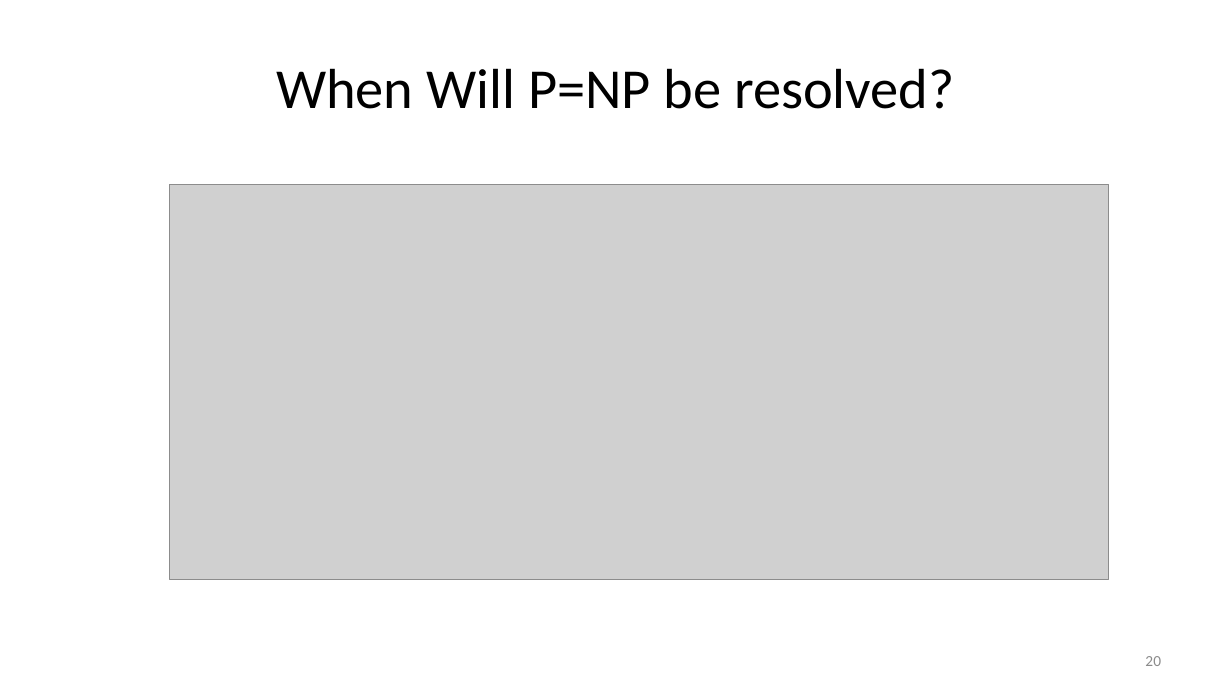
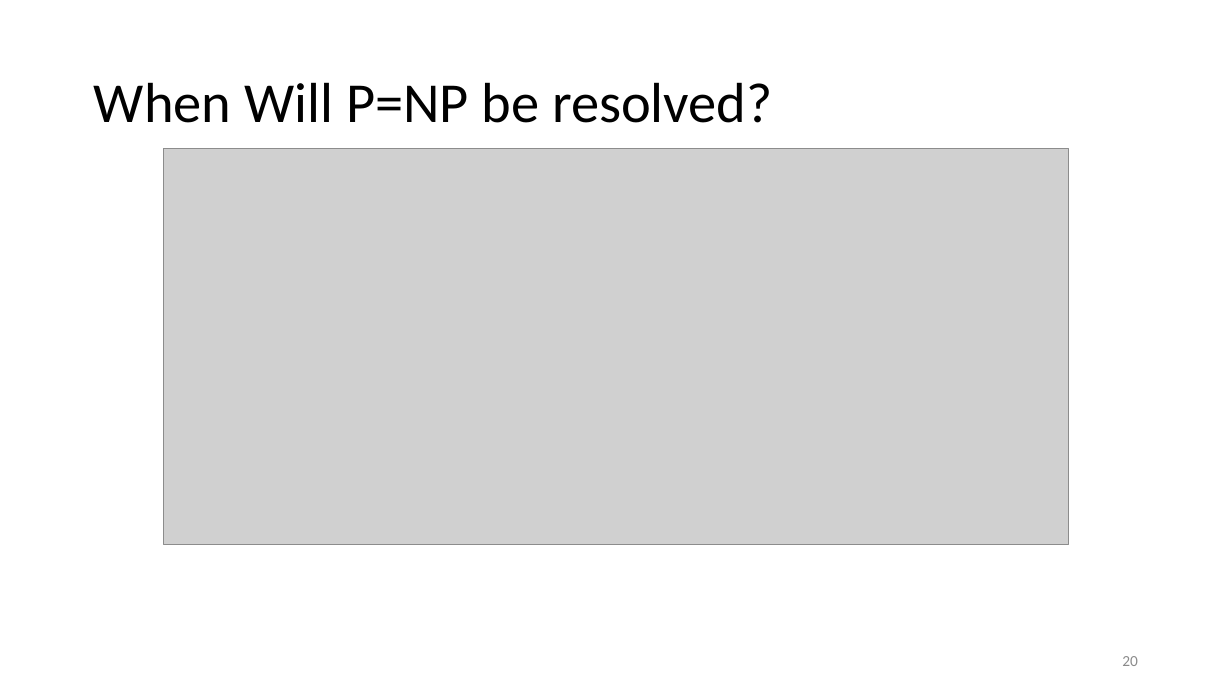
Before and after one commit to natebrunelle/cse332, a slide deck: slide 20 of markdown/files/slides/lecture27_fiveworlds.pptx. Drawn at 1232x693 pixels with LibreOffice and Linux fonts; fonts in the diff are those of the drawing; grey boxes stand for pictures. Boxes give left, top, right and bottom in pixels: in the first picture for what was removed or moved away, otherwise in the second. Text is boxed around its words. In the diff, an @@ line names an element or a change of style, - is before the commit and + after.

```diff
--- a/markdown/files/slides/lecture27_fiveworlds.pptx
+++ b/markdown/files/slides/lecture27_fiveworlds.pptx
@@ title "When Will P=NP be resolved?": place and size @@
-title "When Will P=NP be resolved?" at [276, 68, 955, 109]
+title "When Will P=NP be resolved?" at [94, 82, 773, 123]
@@ title "When Will P=NP be resolved?" at [94, 82, 773, 123]: alignment centre to left; line spacing 1 to 0.9 @@
@@ picture: place and size @@
-picture at [169, 184, 1109, 579]
+picture at [164, 148, 1068, 544]
@@ page number: place and size @@
-page number at [1145, 656, 1161, 666]
+page number at [1122, 656, 1138, 666]
```
Also in this commit, not shown: 12 other slides changed, 2 slides added, 1 slide removed, 7 other files.
